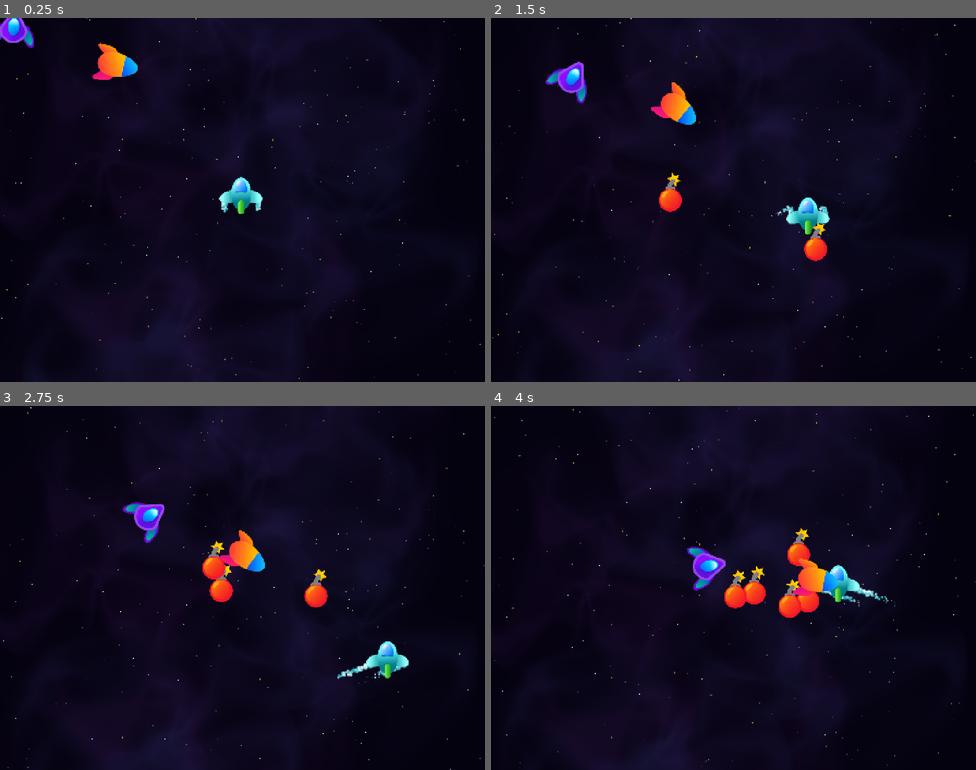
Above: before the commit, frames 1-4 (two rows, left to right).
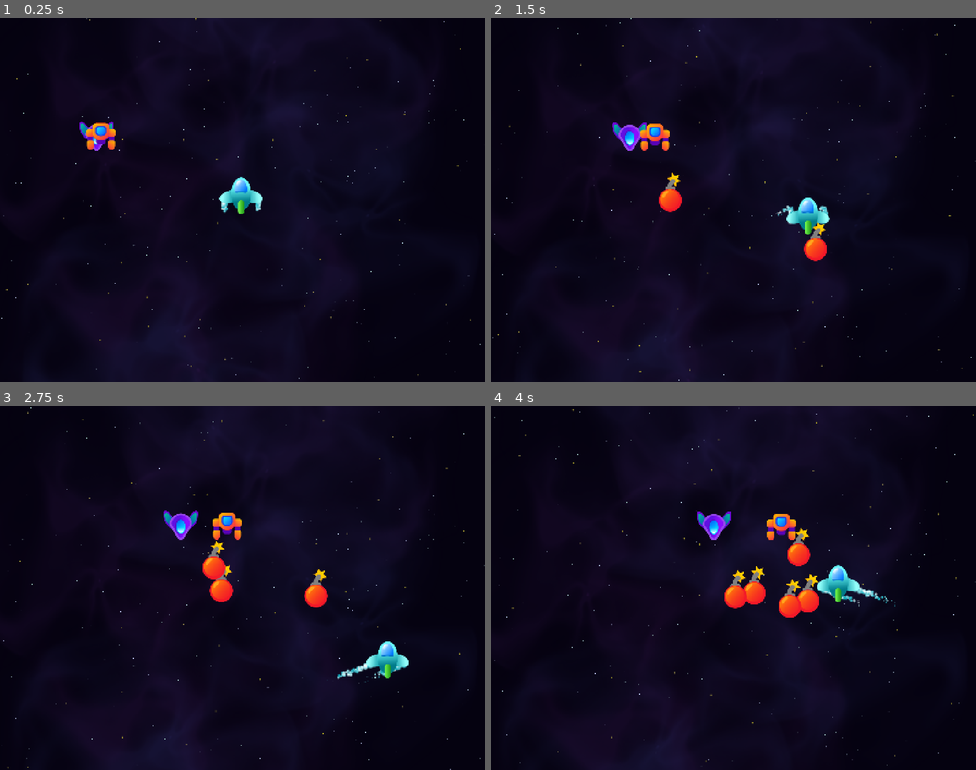
Above: after the commit, the same moments.

Repository: DaveM7788/space-ace-46
Game: Godot game, scene res://Scenes/Level/level.tscn
Same seed, same stepped clock (60 frames per second), same inputs: the game is played once before the commit and once after it.
Inputs:
- Up to frame 1 (0.25 s): no input
- Up to frame 2 (1.5 s): hold D (right) 0.53-1.28 s; hold T (test) 0.53-1.28 s; hold S (down) from 1.28 s (still down); tap T (test) at 1.35 s
- Up to frame 3 (2.75 s): release S (down) at 2.03 s; hold D (right) from 2.03 s (still down); hold T (test) from 2.03 s (still down)
- Up to frame 4 (4 s): release D (right) at 2.78 s; release T (test) at 2.78 s; hold W (up) 2.78-3.53 s; tap T (test) at 2.85 s; hold A (left) from 3.53 s (still down); hold T (test) from 3.53 s (still down)

The runs differ from the first frame. In frame 1, 1.4% of the frame differs, in the area x 0-29%, y 0-37%; in frame 2, 1.8%; in frame 3, 1.8%; in frame 4, 1.8%, in the area x 40-72%, y 29-53%.

Commit message:
paths for enemies
path2d

Diff:
--- /dev/null
+++ b/Scenes/Enemies/enemy_base.gd
@@ -0,0 +1,9 @@
+class_name EnemyBase extends PathFollow2D
+
+@export var speed := 100.0
+
+
+func _physics_process(delta: float) -> void:
+	progress += speed * delta
+	if progress_ratio > 0.99:
+		queue_free()
--- /dev/null
+++ b/Scenes/Enemies/enemy_base.tscn
@@ -0,0 +1,10 @@
+[gd_scene format=3 uid="uid://cy4umkm7p88m6"]
+
+[ext_resource type="Script" uid="uid://duskhgwdy6rw5" path="res://Scenes/Enemies/enemy_base.gd" id="1_rnxs8"]
+
+[node name="EnemyBase" type="PathFollow2D" unique_id=695615700]
+rotates = false
+loop = false
+script = ExtResource("1_rnxs8")
+
+[node name="Sprite2D" type="Sprite2D" parent="." unique_id=738904732]
--- /dev/null
+++ b/Scenes/Enemies/enemy_robot.tscn
@@ -0,0 +1,9 @@
+[gd_scene format=3 uid="uid://diu82htotfosv"]
+
+[ext_resource type="PackedScene" uid="uid://cy4umkm7p88m6" path="res://Scenes/Enemies/enemy_base.tscn" id="1_i7y0x"]
+[ext_resource type="Texture2D" uid="uid://c5vwl621cqmcl" path="res://Assets/Images/Enemy3.png" id="2_gpla6"]
+
+[node name="EnemyRobot" unique_id=695615700 instance=ExtResource("1_i7y0x")]
+
+[node name="Sprite2D" parent="." index="0" unique_id=738904732]
+texture = ExtResource("2_gpla6")
--- /dev/null
+++ b/Scenes/Enemies/enemy_v.tscn
@@ -0,0 +1,11 @@
+[gd_scene format=3 uid="uid://dc2xge02f5hxu"]
+
+[ext_resource type="PackedScene" uid="uid://cy4umkm7p88m6" path="res://Scenes/Enemies/enemy_base.tscn" id="1_vftjy"]
+[ext_resource type="Texture2D" uid="uid://dprqbgn7s2x1i" path="res://Assets/Images/Enemy1.png" id="2_bsbke"]
+
+[node name="EnemyV" unique_id=695615700 instance=ExtResource("1_vftjy")]
+
+[node name="Sprite2D" parent="." index="0" unique_id=738904732]
+rotation = 3.1415927
+scale = Vector2(0.8, 0.8)
+texture = ExtResource("2_bsbke")
--- a/Scenes/Level/level.tscn
+++ b/Scenes/Level/level.tscn
@@ -8,6 +8,14 @@
 [ext_resource type="PackedScene" uid="uid://dmu6e53qscsqx" path="res://Components/Movement/targeted_mover.tscn" id="6_q8n36"]
 [ext_resource type="Texture2D" uid="uid://cwglbn1jaqif5" path="res://Assets/Images/HomingMissile.png" id="7_362x8"]
 [ext_resource type="PackedScene" uid="uid://bnv6ltn0gj4lo" path="res://Components/Movement/homing_mover.tscn" id="8_43gce"]
+[ext_resource type="PackedScene" uid="uid://dc2xge02f5hxu" path="res://Scenes/Enemies/enemy_v.tscn" id="9_6rsi7"]
+[ext_resource type="PackedScene" uid="uid://diu82htotfosv" path="res://Scenes/Enemies/enemy_robot.tscn" id="10_unl86"]
+
+[sub_resource type="Curve2D" id="Curve2D_362x8"]
+_data = {
+"points": PackedVector2Array(0, 0, 0, 0, 262, 351, 0, 0, 0, 0, 1203, 364, 0, 0, 0, 0, 1316, 505)
+}
+point_count = 3
 
 [node name="Level" type="Node" unique_id=308442174]
 
@@ -20,6 +28,7 @@
 test_scene = ExtResource("4_362x8")
 
 [node name="Sprite2D" type="Sprite2D" parent="." unique_id=1126987489]
+visible = false
 texture = ExtResource("5_7i4w6")
 
 [node name="TargetedMover" parent="Sprite2D" unique_id=330648302 instance=ExtResource("6_q8n36")]
@@ -27,6 +36,7 @@
 rotation_speed_degrees = 20.0
 
 [node name="Node2D" type="Node2D" parent="." unique_id=934753438]
+visible = false
 position = Vector2(296, 134)
 
 [node name="Sprite2D" type="Sprite2D" parent="Node2D" unique_id=989298416]
@@ -36,3 +46,13 @@
 [node name="HomingMover" parent="Node2D" unique_id=1277661829 instance=ExtResource("8_43gce")]
 speed = 200.0
 rotation_speed_degrees = 45.0
+
+[node name="Path2D" type="Path2D" parent="." unique_id=1275945258]
+curve = SubResource("Curve2D_362x8")
+
+[node name="EnemyV" parent="Path2D" unique_id=695615700 instance=ExtResource("9_6rsi7")]
+position = Vector2(262, 351)
+
+[node name="EnemyRobot" parent="Path2D" unique_id=721471944 instance=ExtResource("10_unl86")]
+position = Vector2(262, 351)
+speed = 150.0
Not shown, added: Scenes/Enemies/enemy_base.gd.uid
